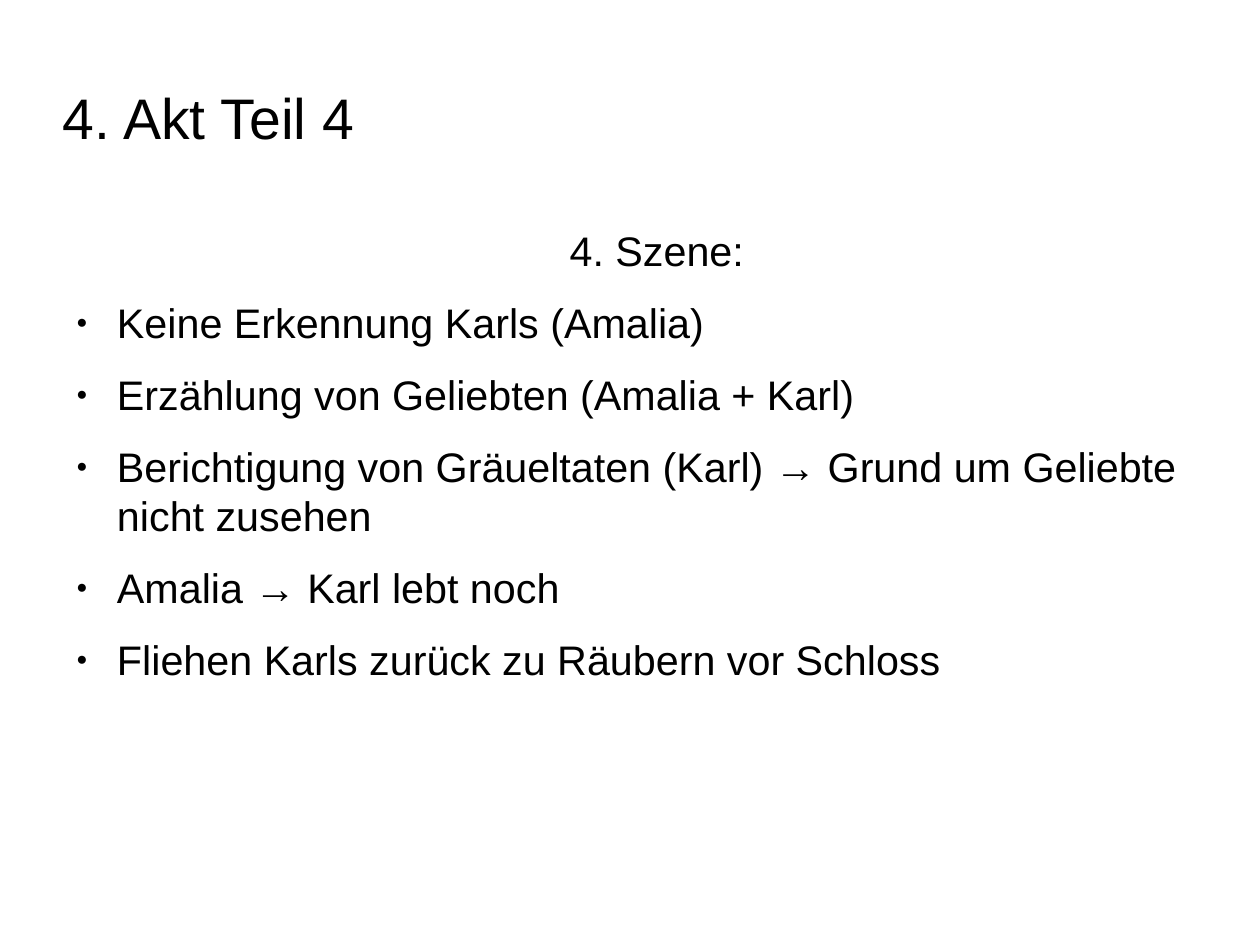
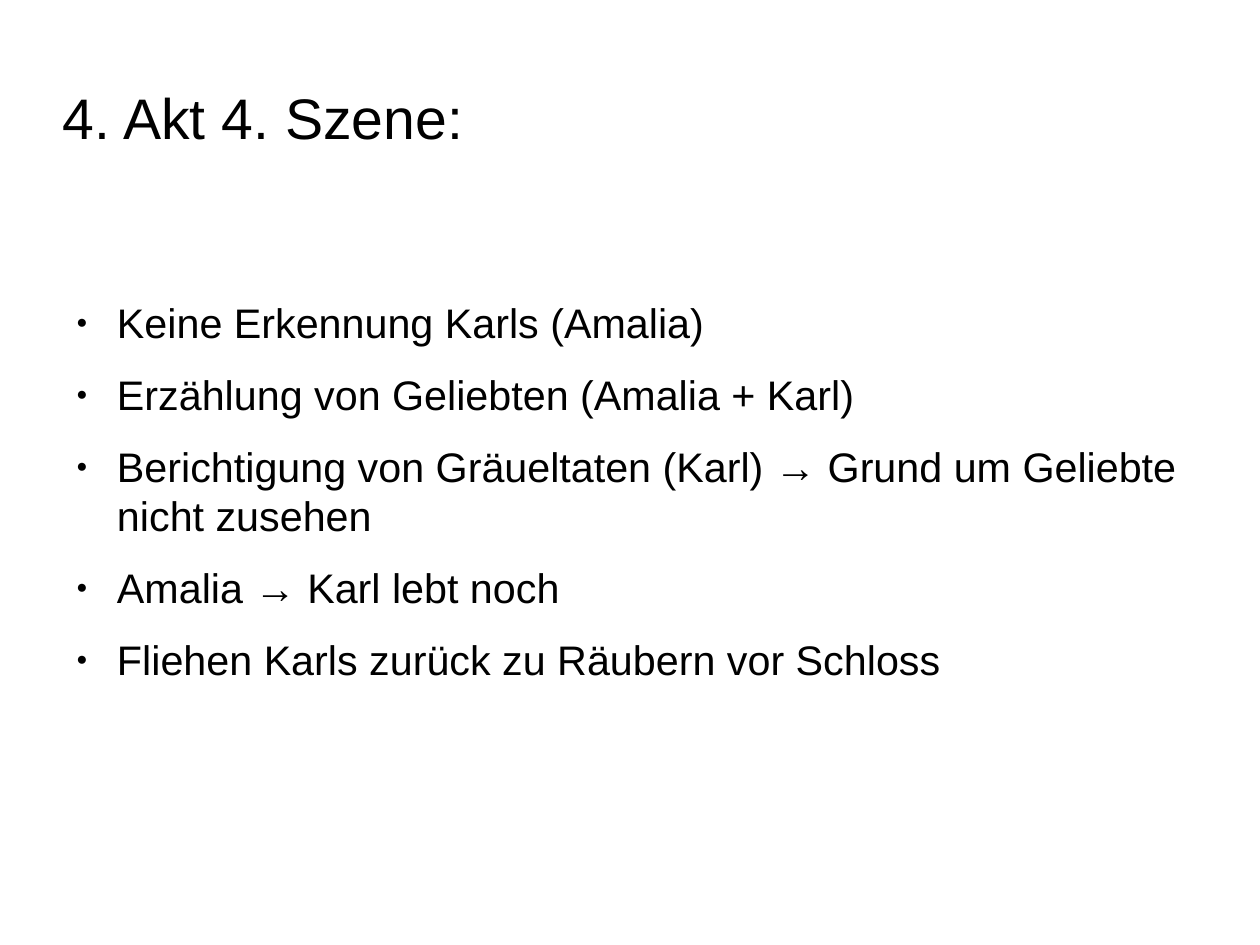
Before and after one commit to Galaxyqasar/Schule, a slide deck: slide 21 of Vortraege/Die_R-uber/Die_Raeuber.odp (slide 20 before the commit). Drawn at 1260x945 pixels with LibreOffice and Linux fonts; fonts in the diff are those of the drawing; background and template pictures are left out. Boxes give left, top, right and bottom in pixels: in the first picture for what was removed or moved away, otherwise in the second. Text is boxed around its words. In the diff, an @@ line names an element or a change of style, - is before the commit and + after.

```diff
--- a/Vortraege/Die_R-uber/Die_Raeuber.odp
+++ b/Vortraege/Die_R-uber/Die_Raeuber.odp
@@ title at (x1=63, y1=97, x2=463, y2=140): text changed @@
-4. Akt Teil 4
+4. Akt 4. Szene:
@@ text at (x1=570, y1=237, x2=743, y2=267): paragraph removed @@
-4. Szene:
```
Also in this commit, not shown: 15 other slides changed, 2 slides added.
